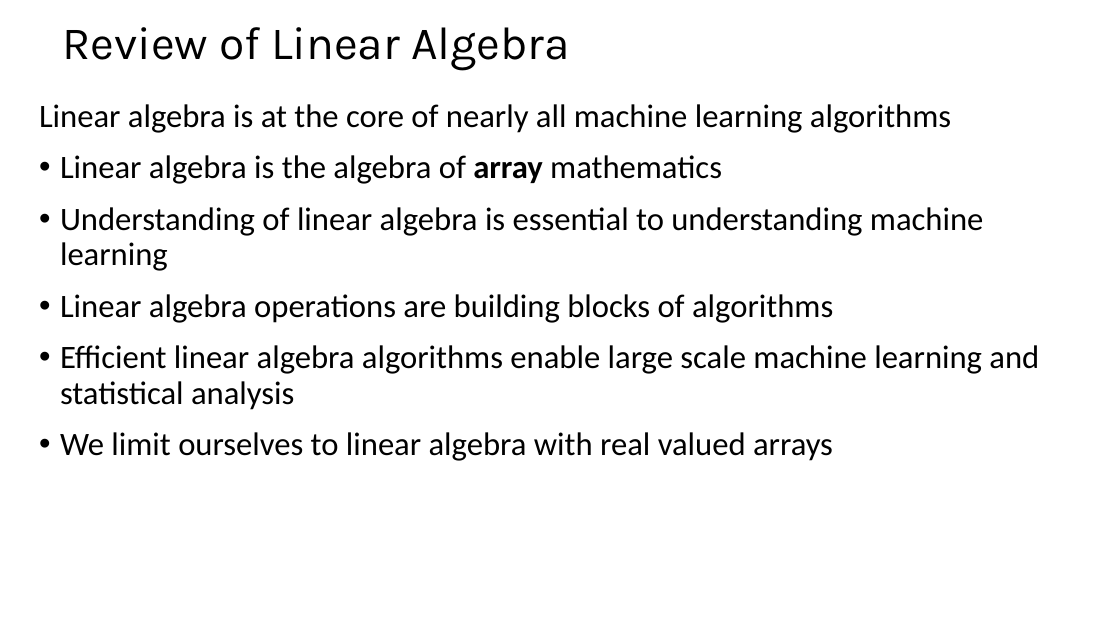
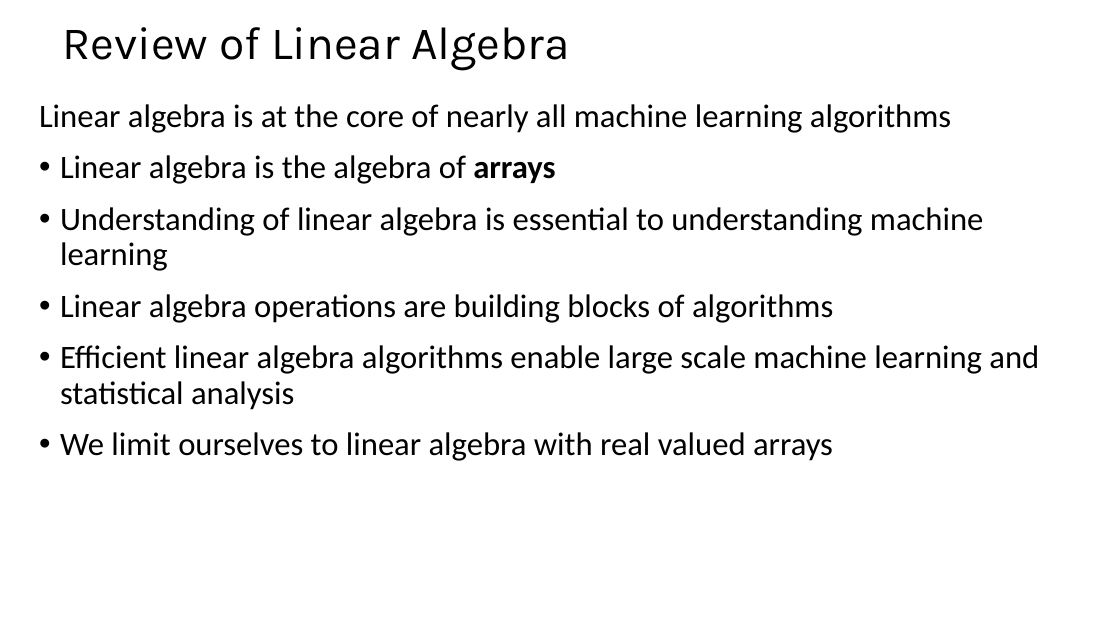
Before and after one commit to StephenElston/CSCI-E25, a slide deck: slide 2 of SuplementaryMaterial/ReviewOfLinearAlgebra.pptx. Drawn at 1120x630 pixels with LibreOffice and Linux fonts; fonts in the diff are those of the drawing. Boxes give left, top, right and bottom in pixels: in the first picture for what was removed or moved away, otherwise in the second. Text is boxed around its words. In the diff, an @@ line names an element or a change of style, - is before the commit and + after.

Commit message:
Commit of updated linear algebra review slides

```diff
--- a/SuplementaryMaterial/ReviewOfLinearAlgebra.pptx
+++ b/SuplementaryMaterial/ReviewOfLinearAlgebra.pptx
@@ text at (60,155,555,184): text changed @@
-• Linear algebra is the algebra of array mathematics
+• Linear algebra is the algebra of arrays
```
Also in this commit, not shown: 4 other slides changed, 6 slides added, 1 slide removed.
